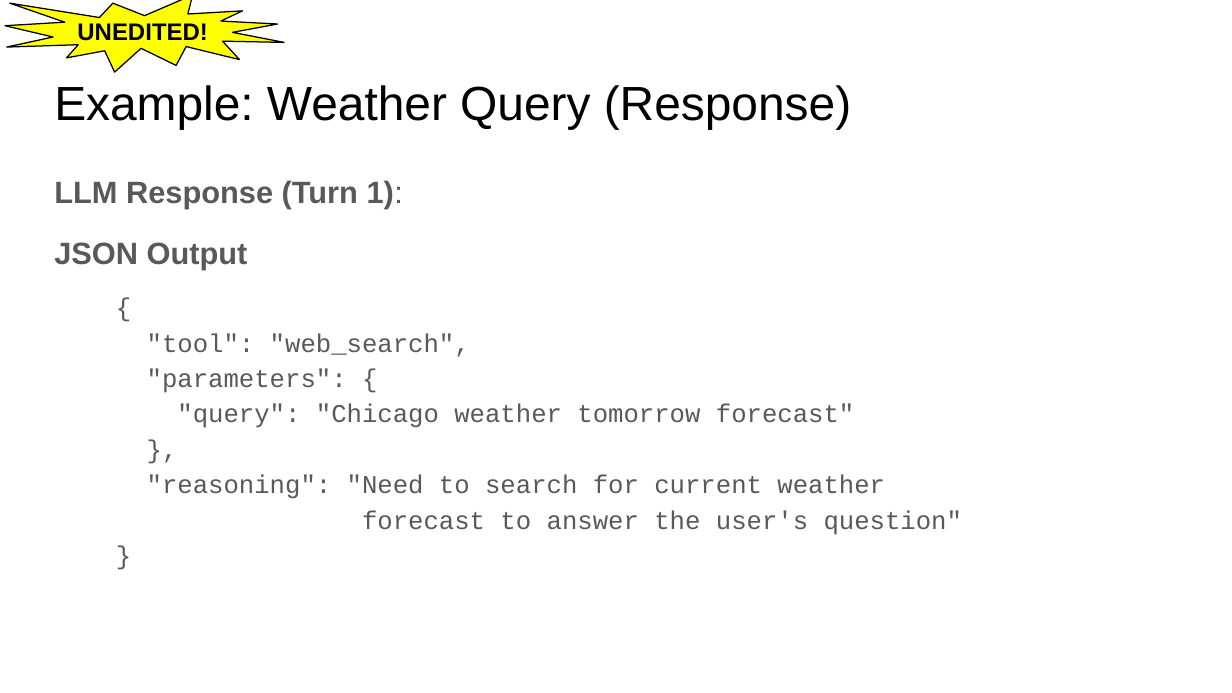
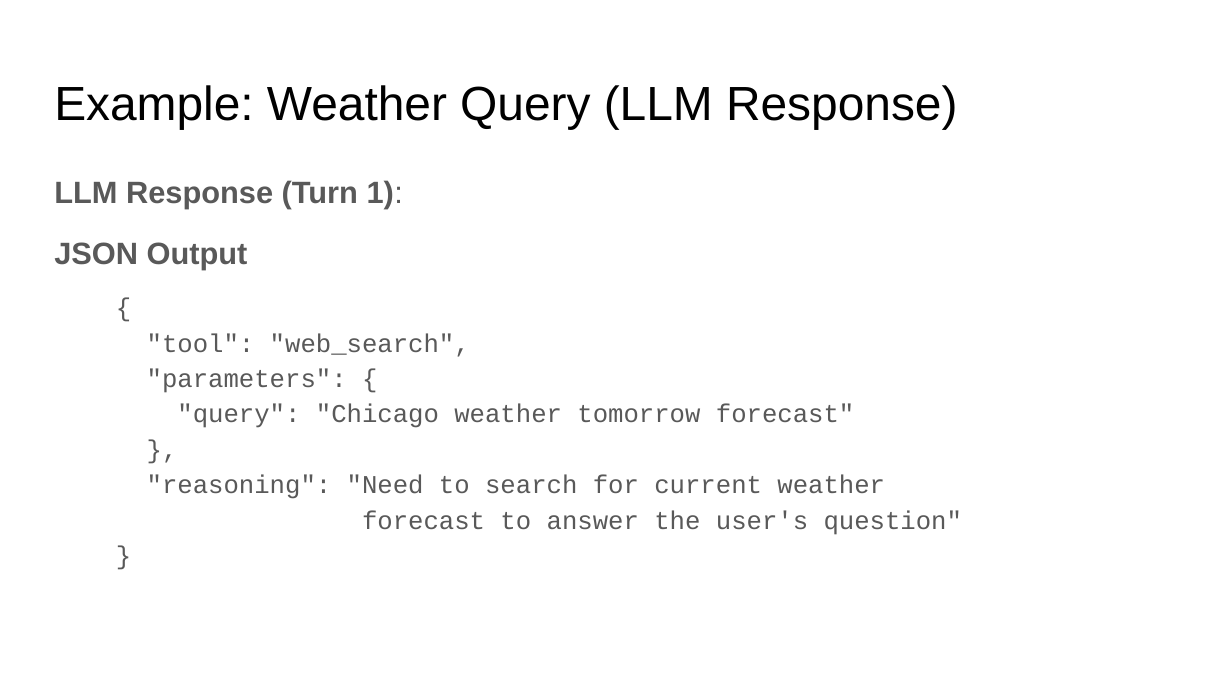
Before and after one commit to dsi-rse/careers-workshop-ai-development, a slide deck: slide 14 of lecture_4/slides/lecture_4.pptx (slide 16 before the commit). Drawn at 1232x693 pixels with LibreOffice and Linux fonts; fonts in the diff are those of the drawing. Boxes give left, top, right and bottom in pixels: in the first picture for what was removed or moved away, otherwise in the second. Text is boxed around its words. In the diff, an @@ line names an element or a change of style, - is before the commit and + after.

```diff
--- a/lecture_4/slides/lecture_4.pptx
+++ b/lecture_4/slides/lecture_4.pptx
@@ irregular seal removed at (x1=5, y1=0, x2=285, y2=73) @@
-UNEDITED!
@@ title at (x1=54, y1=85, x2=957, y2=129): text changed @@
-Example: Weather Query (Response)
+Example: Weather Query (LLM Response)
```
Also in this commit, not shown: 14 other slides changed, 13 slides added, 23 slides removed, 3 other files.
